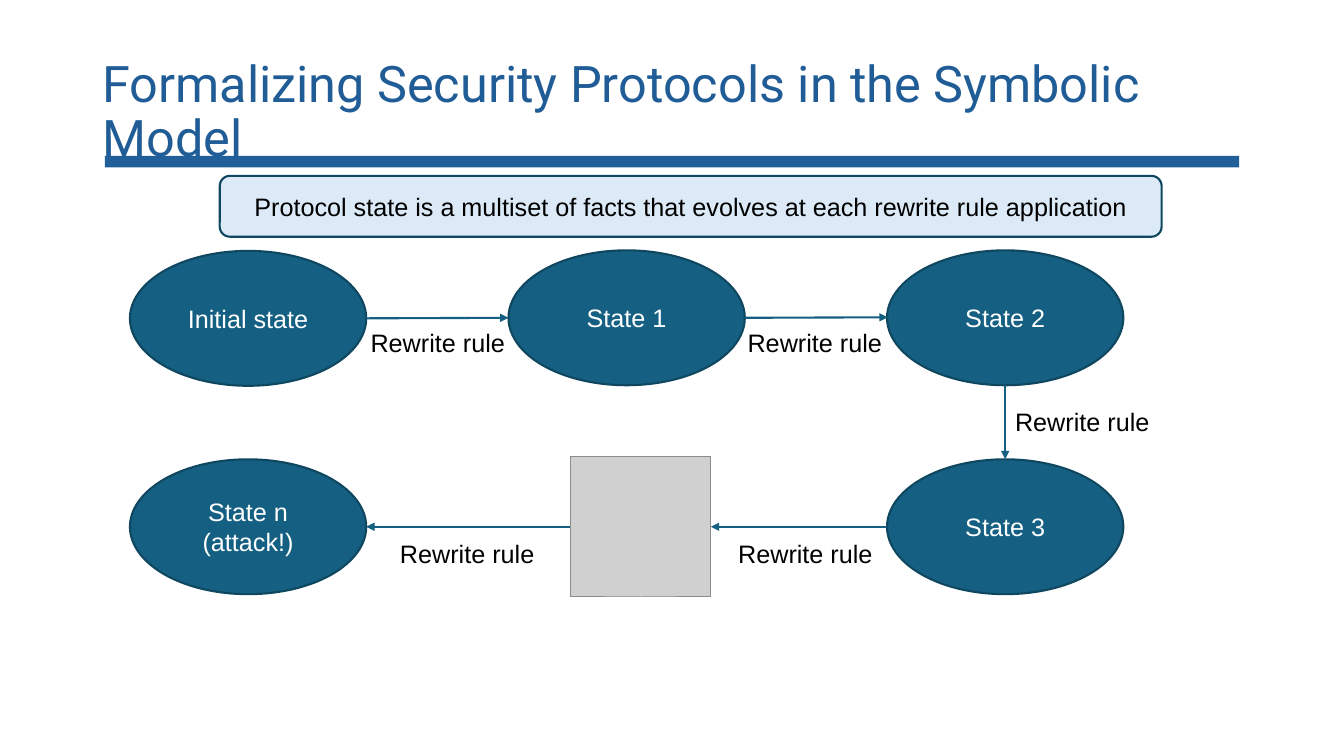
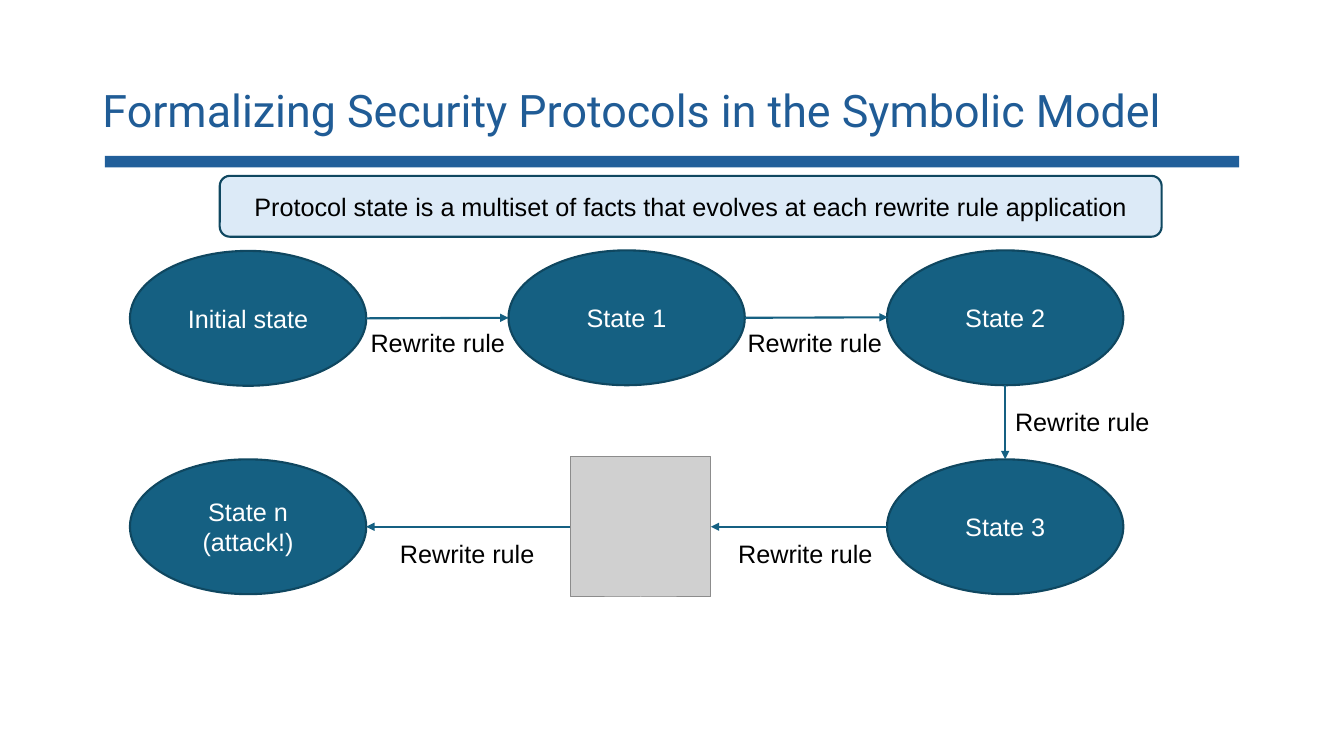
Before and after one commit to lorchrob/comp_slides, a slide deck: slide 36 of comp.pptx. Drawn at 1344x756 pixels with LibreOffice and Linux fonts; fonts in the diff are those of the drawing; grey boxes stand for pictures. Boxes give left, top, right and bottom in pixels: in the first picture for what was removed or moved away, otherwise in the second. Text is boxed around its words. In the diff, an @@ line names an element or a change of style, - is before the commit and + after.

```diff
--- a/comp.pptx
+++ b/comp.pptx
@@ title "Formalizing Security Protocols in the ..." at bbox=[102, 93, 1161, 137]: size 36 to 32 pt @@
```
Also in this commit, not shown: 2 other slides changed.
